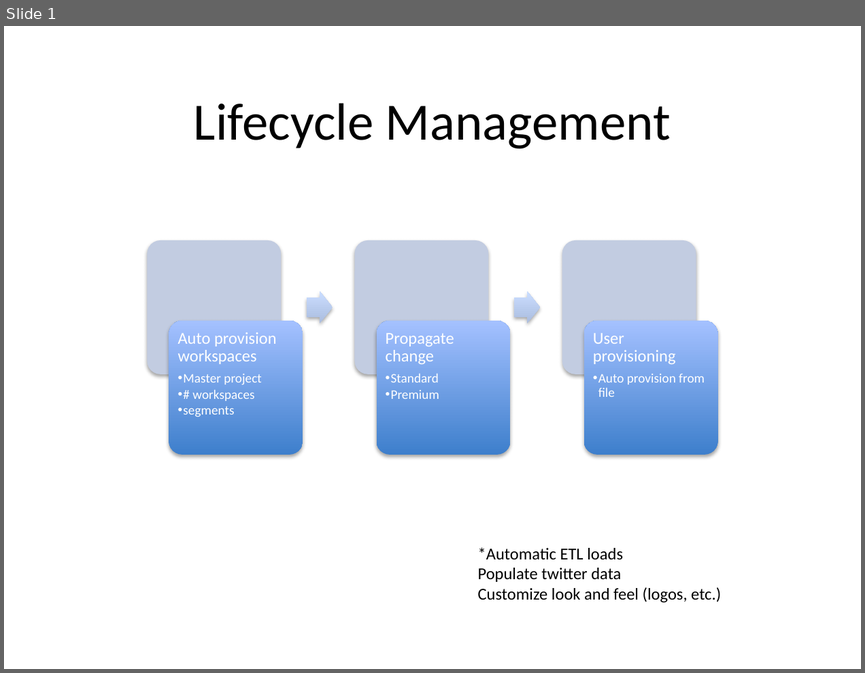
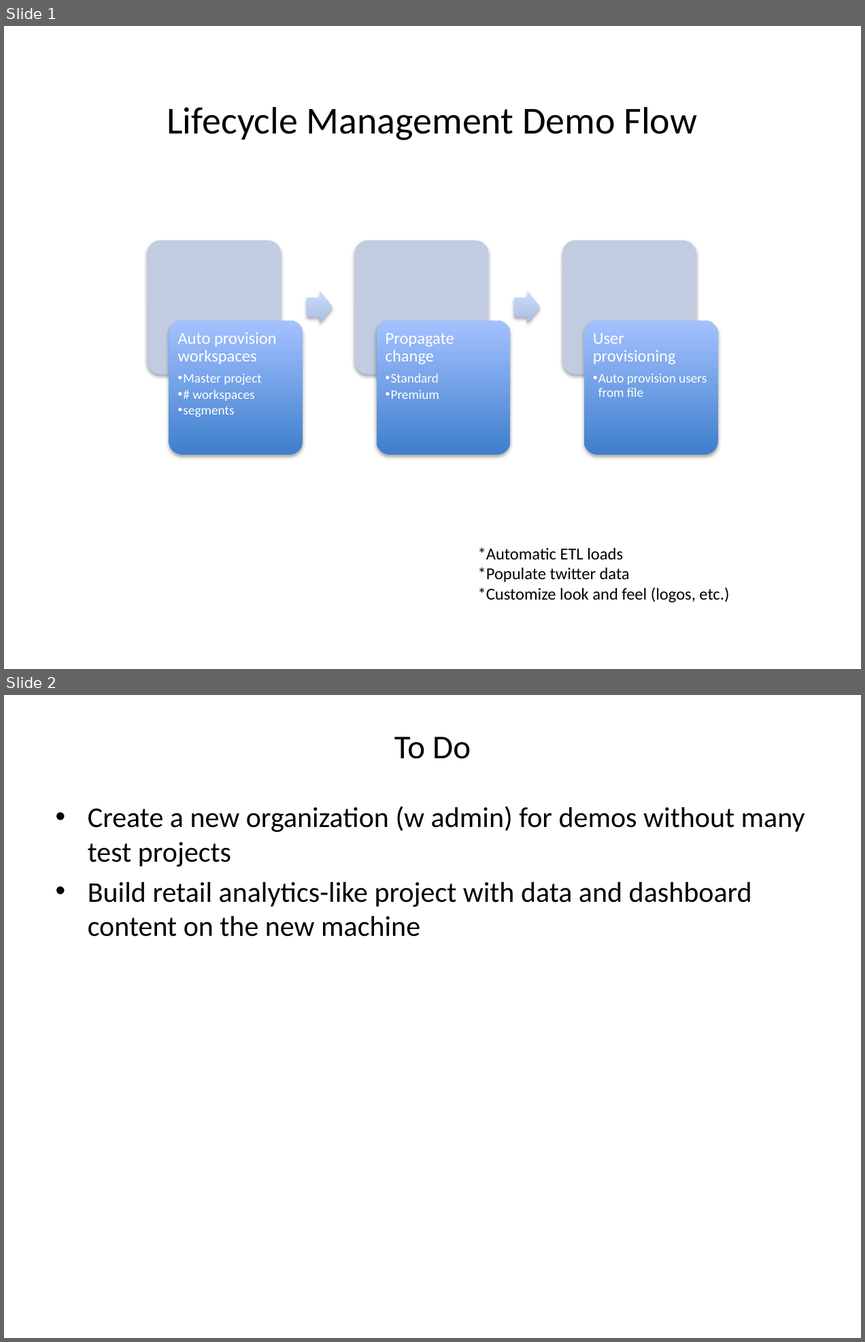
Before and after one commit to mankerious/LCM-demo, a slide deck: Demo Flow.pptx. Shown one above the other, each under a label of ours: slide 1 before the commit, slides 1 and 2 after it. The pictures are 865x673 and 865x1342 pixels, drawn with LibreOffice and Linux fonts; fonts in the diff are those of the drawing. Boxes give left, top, right and bottom in pixels: in the first picture for what was removed or moved away, otherwise in the second. Text is boxed around its words. In the diff, an @@ line names an element or a change of style, - is before the commit and + after.

Commit message:
added demo flow doc and updated slim files

```diff
--- a/Demo Flow.pptx
+++ b/Demo Flow.pptx
@@ slide 2 added at box(4, 695, 861, 1338), background #FFFFFF @@
@@ title added at box(394, 736, 470, 759), 28 pt, text #000000 @@
+To Do
@@ text added at box(88, 806, 805, 936), 24 pt, text #000000 @@
+• Create a new organization (w admin) for demos without many test projects
+• Build retail analytics-like project with data and dashboard content on the new machine
@@ slide 1 changed as well @@
@@ title at box(167, 107, 697, 140): text changed; size 44 to 32 pt @@
-Lifecycle Management
+Lifecycle Management Demo Flow
@@ text at box(593, 373, 706, 397): text changed @@
-  •• Auto provision from file
+  •• Auto provision users from file
@@ text at box(478, 567, 729, 603): text changed @@
-Populate twitter data
-Customize look and feel (logos, etc.)
+*Populate twitter data
+*Customize look and feel (logos, etc.)
```
Also in this commit, not shown: 6 other files.
